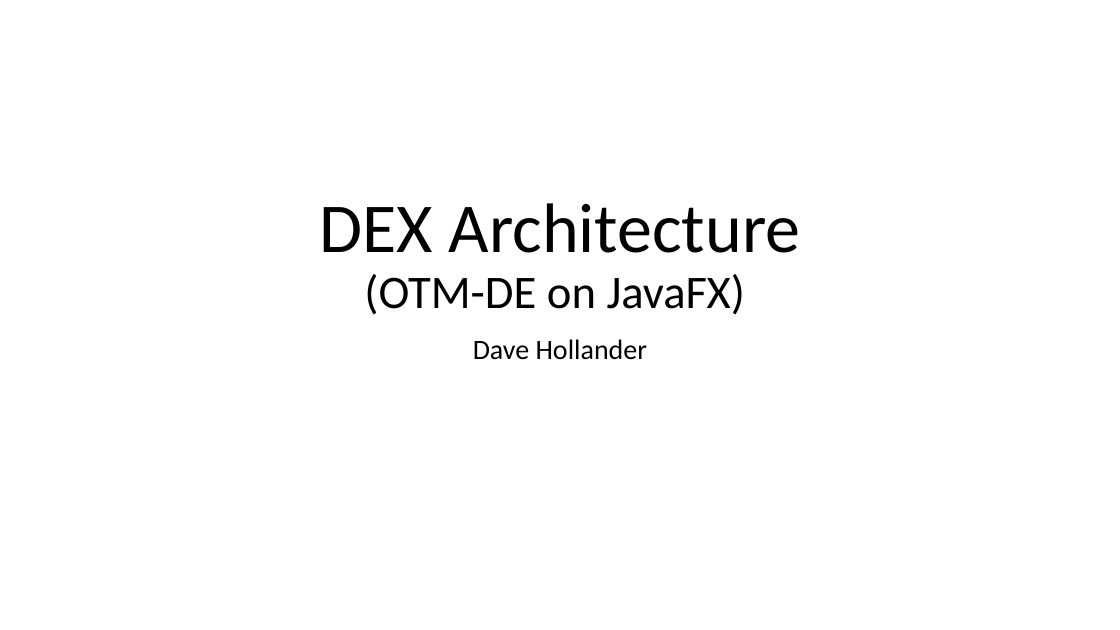
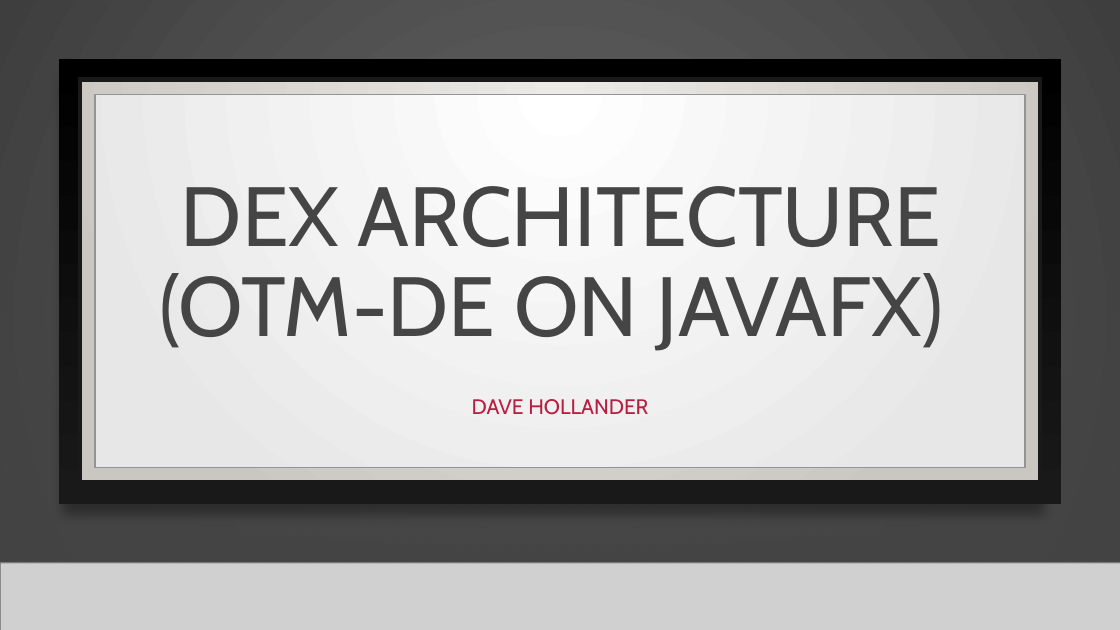
Before and after one commit to OpenTravel/OTM-DE-Utilities, a slide deck: slide 2 of otm-dex/OTM-DEX Architecture.pptx (slide 1 before the commit). Drawn at 1120x630 pixels with LibreOffice and Linux fonts; fonts in the diff are those of the drawing; grey boxes stand for pictures; background and template pictures are left out. Boxes give left, top, right and bottom in pixels: in the first picture for what was removed or moved away, otherwise in the second. Text is boxed around its words. In the diff, an @@ line names an element or a change of style, - is before the commit and + after.

```diff
--- a/otm-dex/OTM-DEX Architecture.pptx
+++ b/otm-dex/OTM-DEX Architecture.pptx
@@ background #FFFFFF to gradient #666666 to #3F3F3F @@
@@ rectangle added at (0,0,1120,630), fill gradient #666666 to #3F3F3F @@
@@ rectangle added at (59,59,1061,504), fill gradient #000001 to #191919 @@
@@ rectangle added at (80,80,1040,483), fill gradient #ECEAE7 to #CAC7C1, outline #191919 4 pt @@
@@ rectangle added at (95,95,1025,468), fill gradient #FFFFFF to #E7E7E7, outline #949494 1.25 pt @@
@@ title "DEX ARCHITECTURE (OTM-DE ON JAVAFX)" at (159,186,944,351): vertical alignment bottom to middle @@
@@ rectangle added at (0,186,1120,563), fill gradient #454545 @@
@@ rectangle added at (0,186,1120,563), fill gradient #454545 @@
@@ title at (159,186,944,351): text changed; size 40 to 72 pt; font Calibri to Cabin; text colour #000000 to #454545 @@
-DEX Architecture
-(OTM-DE on JavaFX)
+DEX ARCHITECTURE
+(OTM-DE ON JAVAFX)
@@ line added from (222, 324) to (1016, 324), #B71E42 2.5 pt @@
@@ subtitle at (472,399,648,415): text changed; size 24 to 18 pt; font Calibri to Cabin; text colour #000000 to #B71E42 @@
-Dave Hollander
+DAVE HOLLANDER
@@ line added from (0, 563) to (1120, 563), #000001 1 pt @@
@@ picture added at (0,563,1120,630) @@
@@ line added from (0, 563) to (1120, 563), #000001 1 pt @@
```
Also in this commit, not shown: 32 other slides changed, 7 slides added, 8 slides removed, 5 other files.
